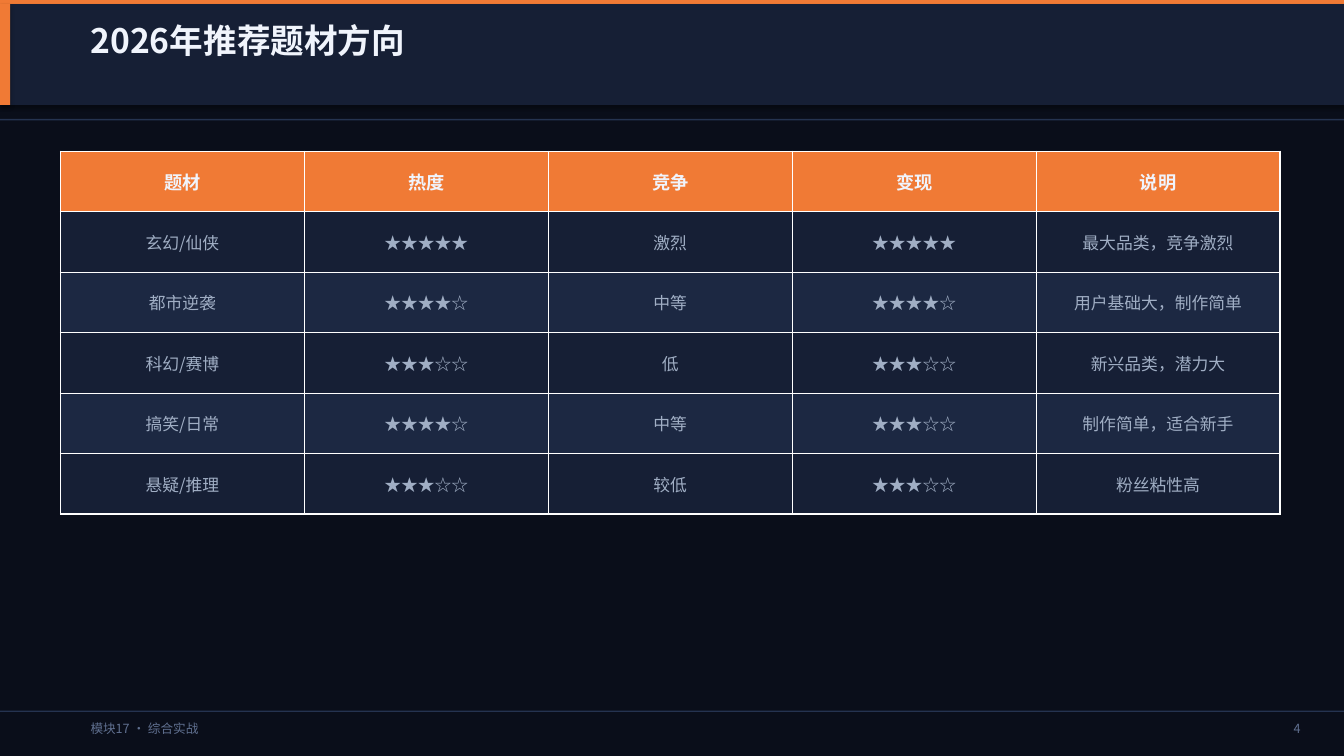
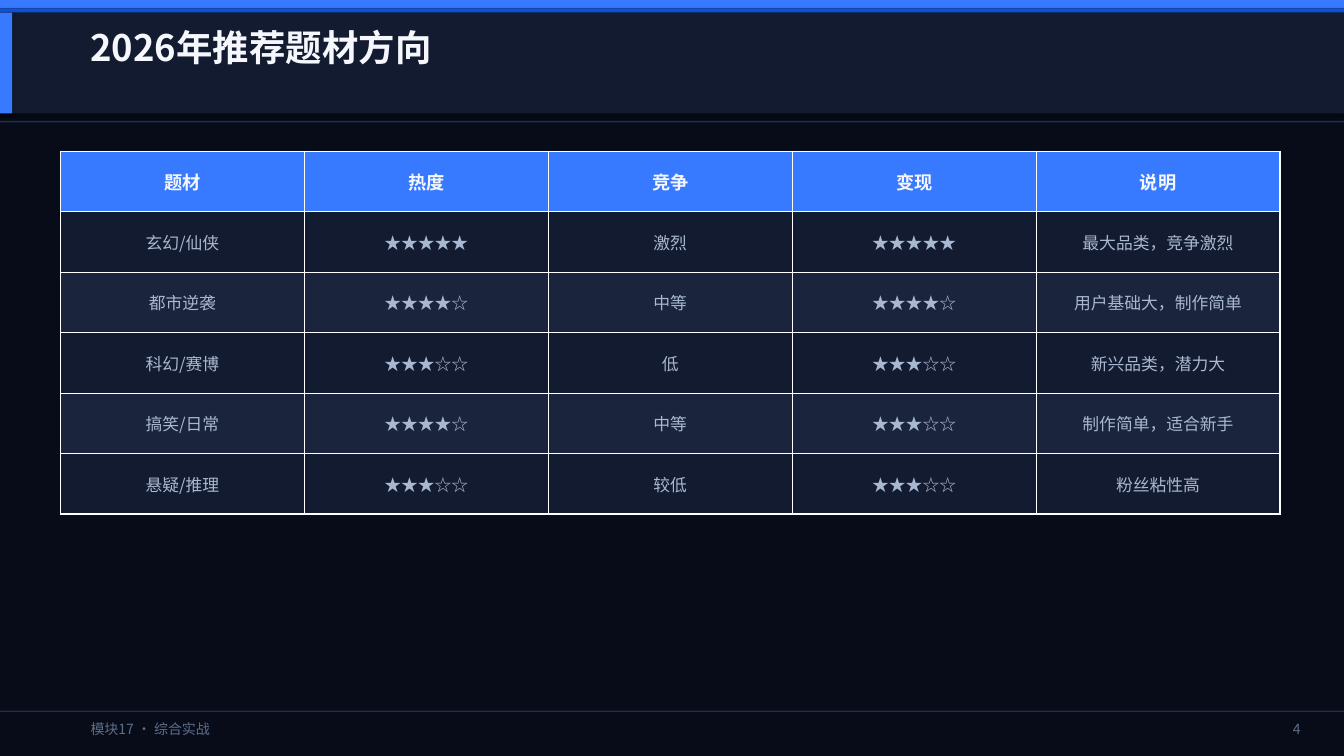
Before and after one commit to lichangjiang932-ship-it/ai-video-class, a slide deck: slide 5 of AI漫剧制作课程/PPT课件/模块17-综合实战.pptx. Drawn at 1344x756 pixels with LibreOffice and Linux fonts; fonts in the diff are those of the drawing. Boxes give left, top, right and bottom in pixels: in the first picture for what was removed or moved away, otherwise in the second. Text is boxed around its words. In the diff, an @@ line names an element or a change of style, - is before the commit and + after.

```diff
--- a/AI漫剧制作课程/PPT课件/模块17-综合实战.pptx
+++ b/AI漫剧制作课程/PPT课件/模块17-综合实战.pptx
@@ background #0A0E1A to #080C18 @@
@@ rectangle resized from (x1=0, y1=0, x2=1344, y2=4) to (x1=0, y1=0, x2=1344, y2=8) @@
@@ rectangle at (x1=0, y1=0, x2=1344, y2=8): fill #F07A35 to #387AFF @@
@@ rectangle at (x1=0, y1=12, x2=12, y2=113): fill #F07A35 to #387AFF @@
@@ rectangle resized from (x1=0, y1=4, x2=1344, y2=105) to (x1=0, y1=8, x2=1344, y2=12) @@
@@ rectangle at (x1=0, y1=8, x2=1344, y2=12): fill #161F35 to #1052D7 @@
@@ rectangle moved from (x1=0, y1=4, x2=10, y2=105) to (x1=0, y1=12, x2=12, y2=113) @@
@@ rectangle added at (x1=0, y1=12, x2=1344, y2=113), fill #131B30 @@
@@ text "2026年推荐题材方向" at (x1=91, y1=30, x2=432, y2=65): size 24 to 26 pt, text colour #F0F4FC to #F5F7FC @@
@@ rectangle at (x1=0, y1=121, x2=1344, y2=122): fill #253350 to #223050 @@
@@ table at (x1=60, y1=151, x2=1280, y2=514) @@
@@ fill #F07A35 to #387AFF in row 1 @@
@@ fill #161F35 to #131B30 in 15 cells @@
@@ fill #1C2842 to #1A243C in 10 cells @@
@@ text colour #F0F4FC to #F5F7FC in "题材", "热度", "竞争", "变现" and 1 more places @@
@@ text colour #A0AEC4 to #A8B8D0 @@
@@ text "模块17 · 综合实战" at (x1=91, y1=722, x2=210, y2=735): size 9 to 10 pt, text colour #607090 to #5C6E8A @@
@@ text "4" at (x1=1293, y1=724, x2=1301, y2=734): size 9 to 10 pt, text colour #607090 to #5C6E8A @@
```
Also in this commit, not shown: 11 other slides changed, 19 other files.
